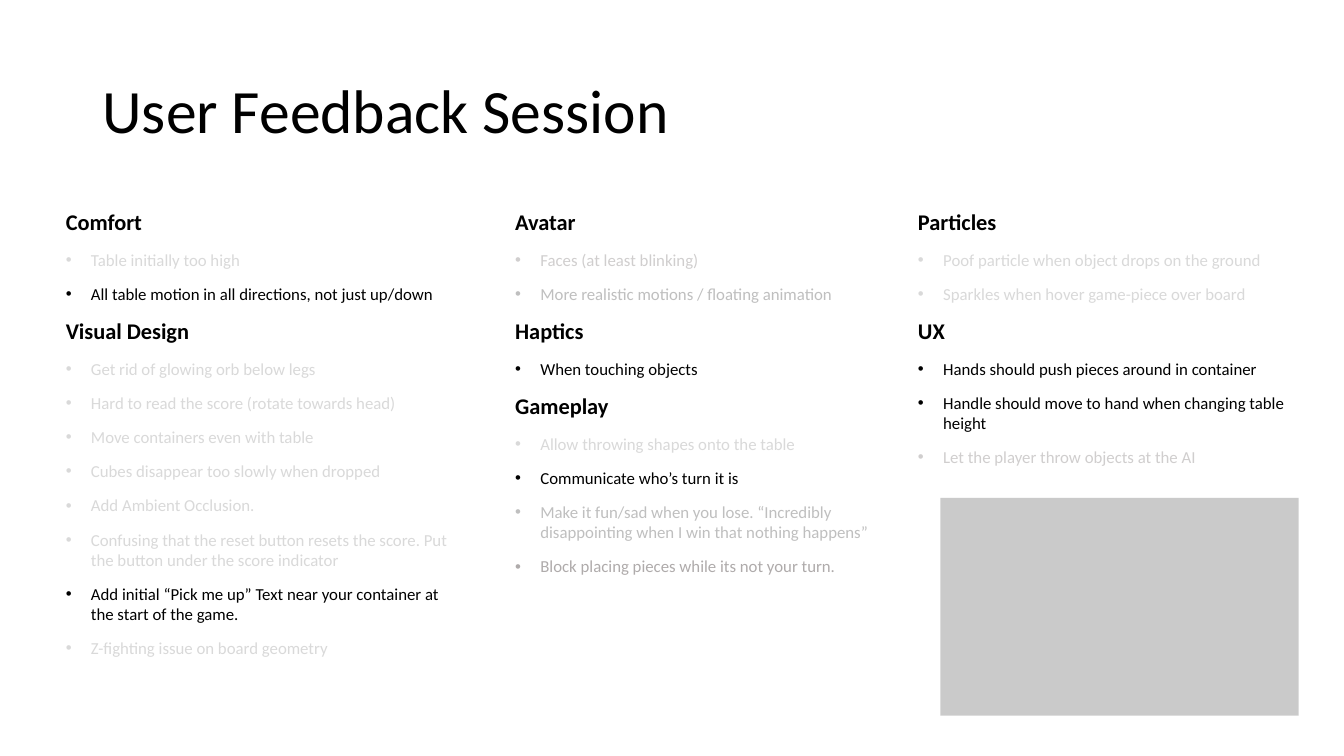
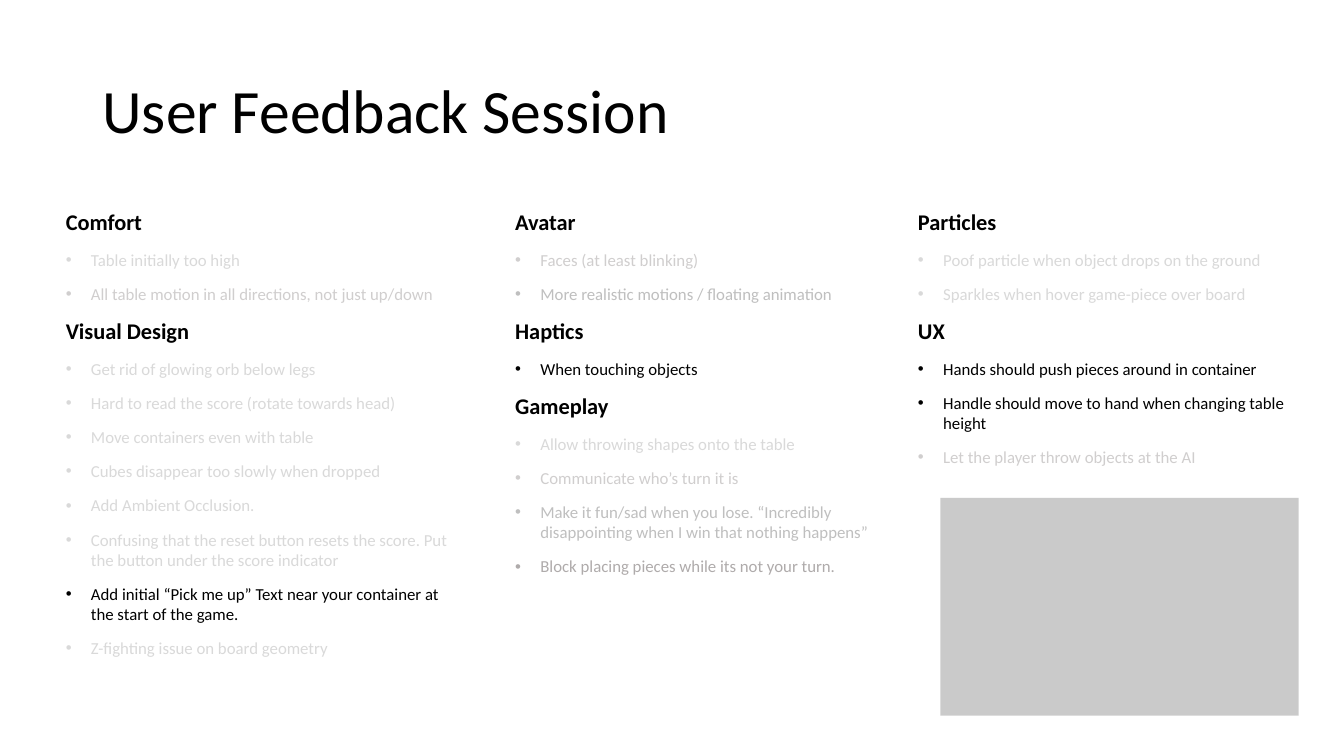
Before and after one commit to Benboesel/TicTacToe, a slide deck: slide 3 of Process/TicTacToe_Process.pptx. Drawn at 1344x756 pixels with LibreOffice and Linux fonts; fonts in the diff are those of the drawing. Boxes give left, top, right and bottom in pixels: in the first picture for what was removed or moved away, otherwise in the second. Text is boxed around its words. In the diff, an @@ line names an element or a change of style, - is before the commit and + after.

```diff
--- a/Process/TicTacToe_Process.pptx
+++ b/Process/TicTacToe_Process.pptx
@@ text at [91, 289, 432, 302]: text colour #000000 to #D0CECE in "All table motion in all directions, not ..." @@
@@ text at [540, 473, 738, 484]: text colour #000000 to #D0CECE in "Communicate who’s turn it is" @@
```
Also in this commit, not shown: 19 other files.
